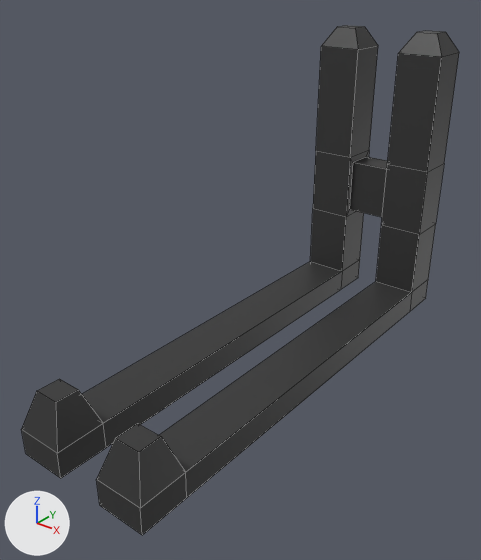
Before and after pictures for a commit that changed the Blender file 3d_models/PlateStackHolder.blend.
Both versions are drawn from a camera (50 mm lens) standing at (0.262, -0.353, 0.261) and looking at (-0.003, -0.022, 0.056). Every picture has the same lights, and +X, +Y and +Z are marked at lower left. Mesh edges are drawn as thin lines.

In view in the first picture: 'Holder'.
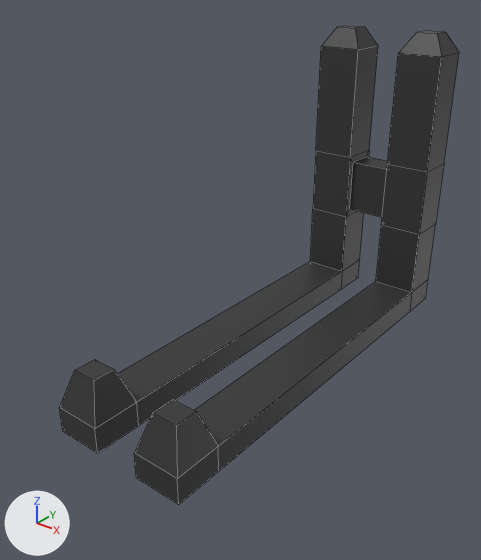
The newer file is also turned or shifted as a whole; pictures and numbers use the older file's frame.

Changed parts and their boxes [x1, y1, x2, y2] in the pictures (481 x 560 px; the box of a moved part takes in the faces that stretch with it):
'Holder', reshaped (9% narrower)
    before: [21, 25, 459, 535]
    after: [59, 25, 459, 505]
part 1 of me_cube_001, moved or reshaped
    before: [21, 373, 238, 535]
    after: [59, 360, 238, 505]

Patch to the scene script:
```diff
--- a/3d_models/PlateStackHolder.blend.py
+++ b/3d_models/PlateStackHolder.blend.py
@@ me_cube_001 @@
 me_cube_001.from_pydata(...)  # 80 vertices, 78 faces; spans x -0.053..0.053, y -0.177..0.183, z -0.024..0.208
 # used by ob_holder; location = (0.0, 0.0, 0.0)
+# me_cube_001 part 1: all 24 vertices in x -0.053..0.053, y -0.177..-0.141, z -0.024..0.023 are moved by (0.0, 0.029, 0.0)
 me_cube_001.materials.append(mat_material_001)
```
